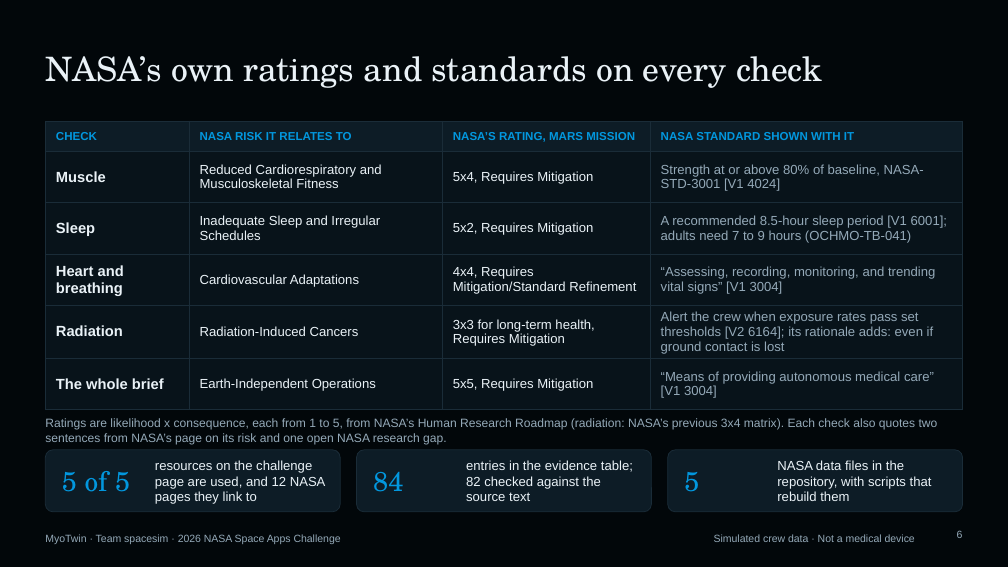
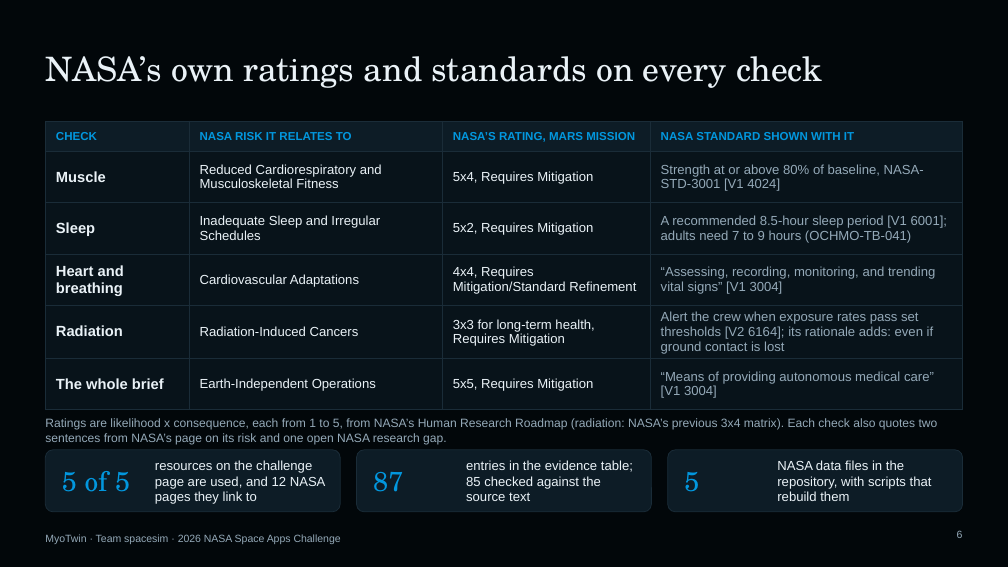
Before and after one commit to KAODB/myotwin, a slide deck: slide 6 of demo/slides/MyoTwin-demo.pptx. Drawn at 1008x567 pixels with LibreOffice and Linux fonts; fonts in the diff are those of the drawing. Boxes give left, top, right and bottom in pixels: in the first picture for what was removed or moved away, otherwise in the second. Text is boxed around its words. In the diff, an @@ line names an element or a change of style, - is before the commit and + after.

```diff
--- a/demo/slides/MyoTwin-demo.pptx
+++ b/demo/slides/MyoTwin-demo.pptx
@@ text at <box>373,472,403,492</box>: text changed @@
-84
+87
@@ text at <box>466,460,633,501</box>: text changed @@
-entries in the evidence table; 82 checked against the source text
+entries in the evidence table; 85 checked against the source text
@@ text removed at <box>714,534,915,542</box> @@
-Simulated crew data · Not a medical device
```
Also in this commit, not shown: 6 other slides changed, 11 other files.
